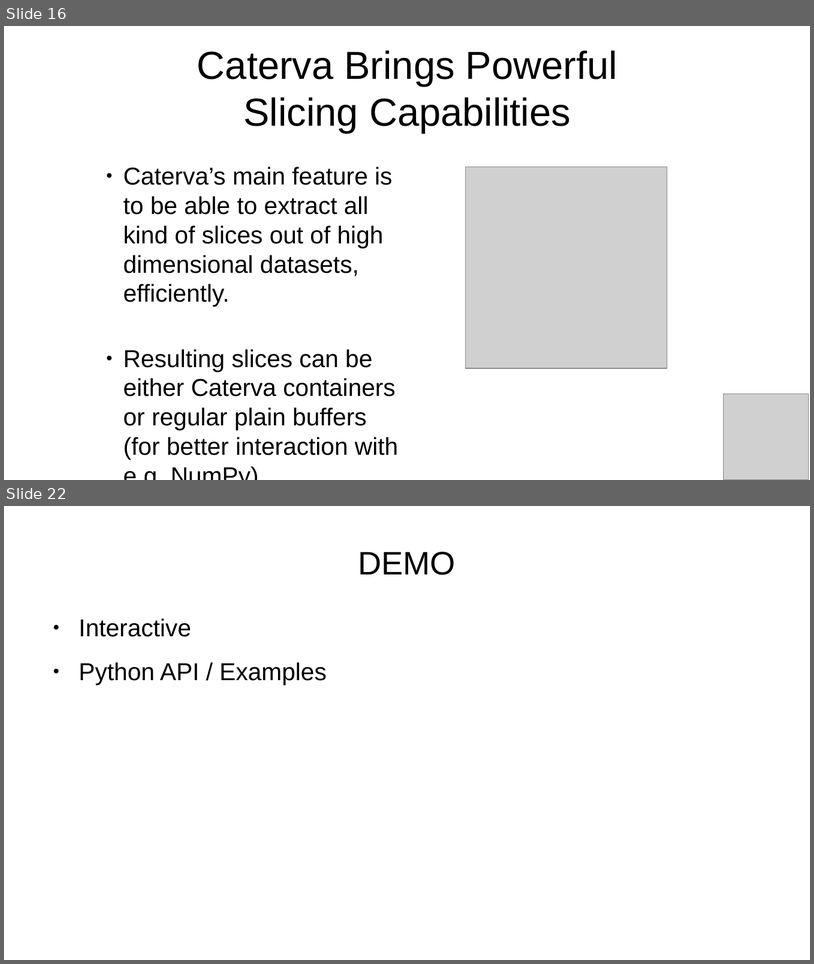
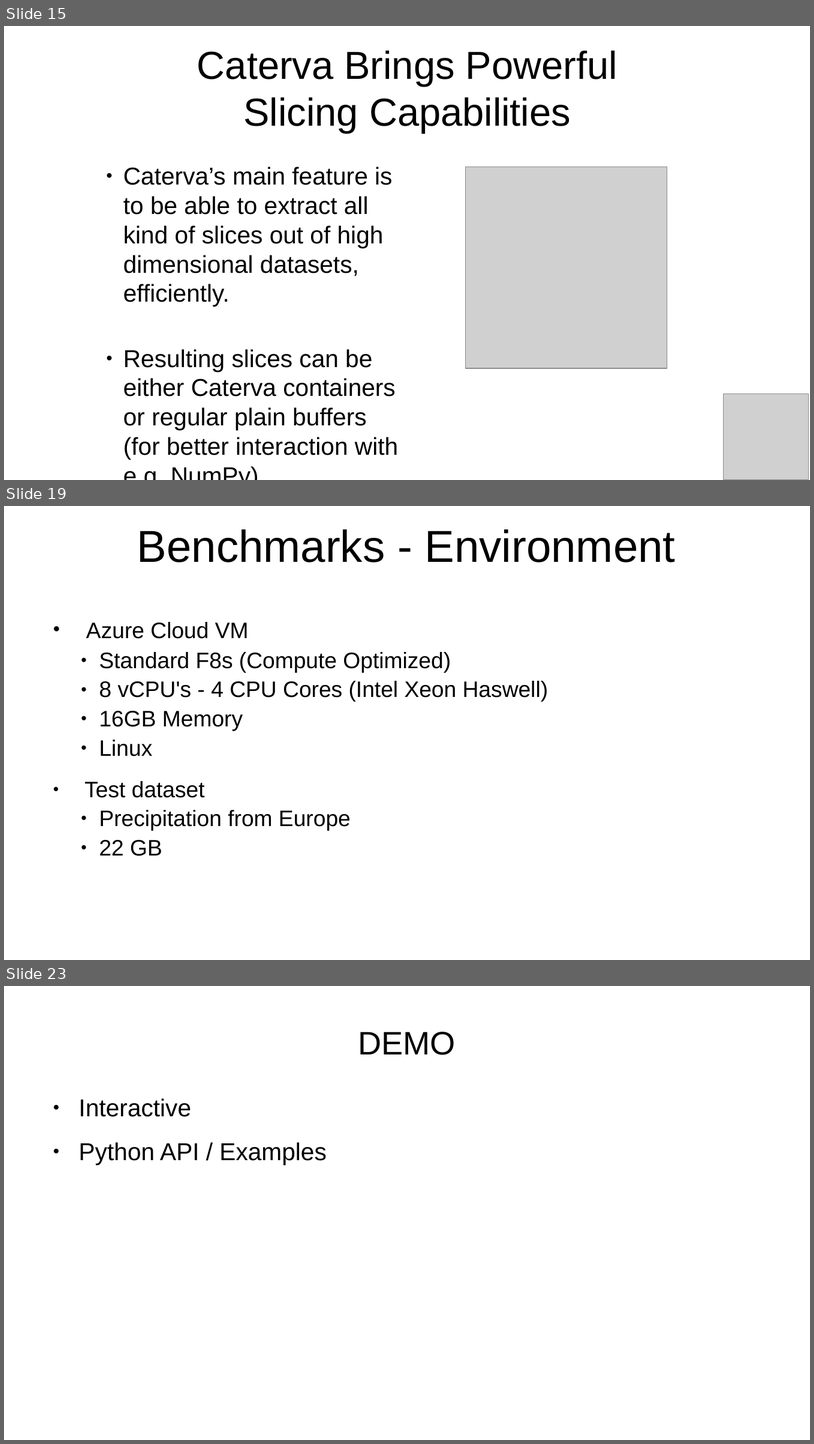
Before and after one commit to inaos/iron-array, a slide deck: decks/pyDataNyc2019.odp. Shown one above the other, each under a label of ours: slides 16 and 22 before the commit, slides 15, 19 and 23 after it; the slides between them are not shown. The pictures are 814x964 and 814x1444 pixels, drawn with LibreOffice and Linux fonts; fonts in the diff are those of the drawing; grey boxes stand for pictures. Boxes give left, top, right and bottom in pixels: in the first picture for what was removed or moved away, otherwise in the second. Text is boxed around its words. In the diff, an @@ line names an element or a change of style, - is before the commit and + after.

```diff
--- a/decks/pyDataNyc2019.odp
+++ b/decks/pyDataNyc2019.odp
@@ slide 19 added at bbox=[4, 506, 810, 960], background #FFFFFF @@
@@ text added at bbox=[137, 529, 676, 562], 44 pt, text #000000 @@
+Benchmarks - Environment
@@ text added at bbox=[84, 622, 549, 856], 22 pt, text #000000 @@
+● Azure Cloud VM
+  ● Standard F8s (Compute Optimized)
+  ● 8 vCPU's - 4 CPU Cores (Intel Xeon Haswell)
+  ● 16GB Memory
+  ● Linux
+● Test dataset
+  ● Precipitation from Europe
+  ● 22 GB
@@ what was slide 16 is now slide 15 @@
@@ what was slide 22 is now slide 23 @@
```
Also in this commit, not shown: 3 slides changed, 3 other slides added, 3 slides removed, 6 other files.
